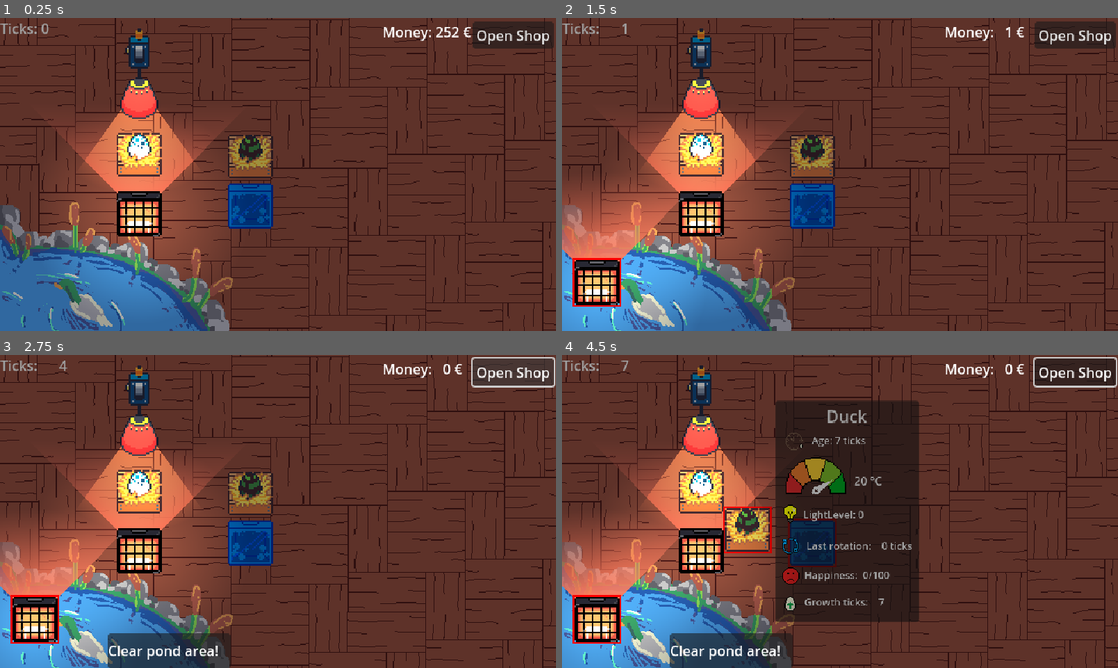
Above: before the commit, frames 1-4 (two rows, left to right).
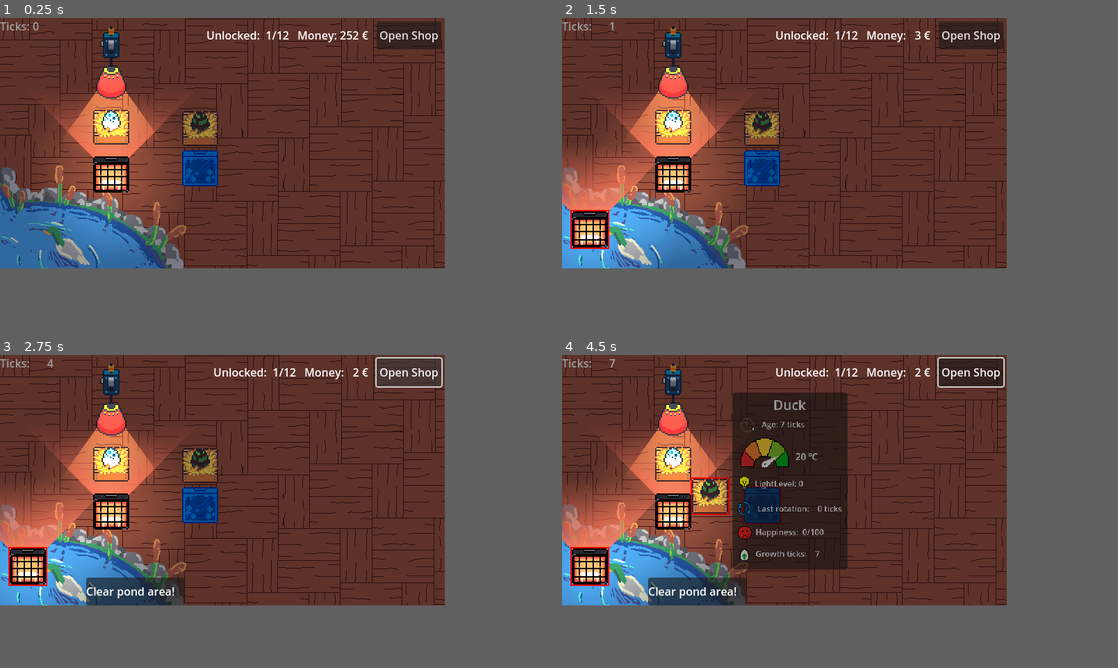
Above: after the commit, the same moments.

Repository: Chris-GW/eggs_incubation_station
Game: Godot game, scene res://main.tscn
Same seed, same stepped clock (60 frames per second), same inputs: the game is played once before the commit and once after it. Sound files missing from this copy of the repository are replaced by a short silence.
Inputs (mouse positions are in pixels of both pictures, inside the frame that each line leads up to):
- Up to frame 1 (0.25 s): no input
- Up to frame 2 (1.5 s): click "Open Shop" at 0.5 s; click (762, 140) at 1.25 s
- Up to frame 3 (2.75 s): click "Open Shop" at 2 s
- Up to frame 4 (4.5 s): click "Open Shop" at 2.75 s; tap Enter at 3.5 s; drag from (701, 492) to (589, 627) at 3.52 s; drag from (812, 492) to (589, 627) at 4.27 s
In our replay, the window is 800x450 before the commit and 640x360 after it. These sizes can differ from the game's own. Grey fills any space a smaller window leaves; there, only what the larger window draws over its background counts as a difference.

The runs differ from the first frame. In frame 1, 37% of the frame differs, in the area x 0-100%, y 0-100%; in frame 2, 39%; in frame 3, 38%; in frame 4, 50%.

Commit message:
easier growth and more starting money and unlocked counter

Diff:
--- a/main.tscn
+++ b/main.tscn
@@ -75,26 +75,6 @@
 
 [node name="CanvasLayer" type="CanvasLayer" parent="."]
 
-[node name="OpenShopButton" type="Button" parent="CanvasLayer"]
-unique_name_in_owner = true
-anchors_preset = 1
-anchor_left = 1.0
-anchor_right = 1.0
-offset_left = -96.0
-offset_top = 4.0
-offset_right = -3.0
-offset_bottom = 35.0
-grow_horizontal = 0
-text = "Open Shop"
-
-[node name="MoneyLabel" type="Label" parent="CanvasLayer"]
-unique_name_in_owner = true
-offset_left = 440.0
-offset_top = 4.0
-offset_right = 542.0
-offset_bottom = 27.0
-text = "Money: 252 €"
-
 [node name="DeviceShop" parent="CanvasLayer" instance=ExtResource("9_kek77")]
 unique_name_in_owner = true
 visible = false
@@ -108,6 +88,32 @@
 offset_top = -122.5
 offset_right = 303.5
 offset_bottom = 122.5
+
+[node name="HBoxContainer" type="HBoxContainer" parent="CanvasLayer"]
+anchors_preset = 1
+anchor_left = 1.0
+anchor_right = 1.0
+offset_left = -332.0
+offset_top = 5.0
+offset_right = -5.0
+offset_bottom = 45.0
+grow_horizontal = 0
+theme_override_constants/separation = 12
+
+[node name="UnlockedLabel" type="Label" parent="CanvasLayer/HBoxContainer"]
+unique_name_in_owner = true
+layout_mode = 2
+text = "Unlocked: 10/12"
+
+[node name="MoneyLabel" type="Label" parent="CanvasLayer/HBoxContainer"]
+unique_name_in_owner = true
+layout_mode = 2
+text = "Money: 252 €"
+
+[node name="OpenShopButton" type="Button" parent="CanvasLayer/HBoxContainer"]
+unique_name_in_owner = true
+layout_mode = 2
+text = "Open Shop"
 
 [node name="ClearSpawnArea" type="PanelContainer" parent="CanvasLayer"]
 visible = false
@@ -126,6 +132,6 @@
 text = "Clear pond area!"
 
 [connection signal="timeout" from="GameTickTimer" to="." method="_on_game_tick_timer_timeout"]
-[connection signal="pressed" from="CanvasLayer/OpenShopButton" to="." method="_on_open_shop_button_pressed"]
 [connection signal="device_bought" from="CanvasLayer/DeviceShop" to="." method="_on_device_shop_device_bought"]
 [connection signal="creature_choosen" from="CanvasLayer/EggReward" to="." method="_on_egg_reward_creature_choosen"]
+[connection signal="pressed" from="CanvasLayer/HBoxContainer/OpenShopButton" to="." method="_on_open_shop_button_pressed"]
--- a/project.godot
+++ b/project.godot
@@ -11,6 +11,9 @@
 [application]
 
 config/name="Eggs Incubation Station"
+config/description="Eggs Incubation Station it’s a 2D game where the player has to hatch eggs of rare creatures. Your goal is to hatch eggs and make your system automatic to handle it!
+
+The better your automation is, the faster you will process the eggs and earn points."
 run/main_scene="uid://dfyxn8l8uy0hm"
 config/features=PackedStringArray("4.4", "GL Compatibility")
 boot_splash/image="uid://b6vl0n5h27ml4"
@@ -20,9 +23,6 @@
 
 window/size/viewport_width=640
 window/size/viewport_height=360
-window/size/mode=3
-window/size/window_width_override=1920
-window/size/window_height_override=1080
 window/stretch/mode="viewport"
 
 [file_customization]
--- a/scripts/egg_creatures/creature_bison.tres
+++ b/scripts/egg_creatures/creature_bison.tres
@@ -127,6 +127,6 @@
 heat_rate = 1.0
 happiness_rate = 2.0
 happiness_threshold = 0.0
-growth_duration = 90
+growth_duration = 45
 sell_value = 2
 metadata/_custom_type_script = "uid://mtgmwpb24w7d"
--- a/scripts/egg_creatures/creature_blue_bird.tres
+++ b/scripts/egg_creatures/creature_blue_bird.tres
@@ -127,6 +127,6 @@
 heat_rate = 1.0
 happiness_rate = 1.0
 happiness_threshold = 0.0
-growth_duration = 64
+growth_duration = 32
 sell_value = 3
 metadata/_custom_type_script = "uid://mtgmwpb24w7d"
--- a/scripts/egg_creatures/creature_bunny.tres
+++ b/scripts/egg_creatures/creature_bunny.tres
@@ -127,6 +127,6 @@
 heat_rate = 1.0
 happiness_rate = 1.0
 happiness_threshold = 0.0
-growth_duration = 100
+growth_duration = 50
 sell_value = 3
 metadata/_custom_type_script = "uid://mtgmwpb24w7d"
--- a/scripts/egg_creatures/creature_cat.tres
+++ b/scripts/egg_creatures/creature_cat.tres
@@ -127,6 +127,6 @@
 heat_rate = 2.0
 happiness_rate = 3.0
 happiness_threshold = 0.0
-growth_duration = 90
+growth_duration = 45
 sell_value = 2
 metadata/_custom_type_script = "uid://mtgmwpb24w7d"
--- a/scripts/egg_creatures/creature_duck.tres
+++ b/scripts/egg_creatures/creature_duck.tres
@@ -127,5 +127,6 @@
 heat_rate = 3.0
 happiness_rate = 0.5
 happiness_threshold = 0.0
-growth_duration = 76
+growth_duration = 38
+sell_value = 1
 metadata/_custom_type_script = "uid://mtgmwpb24w7d"
--- a/scripts/egg_creatures/creature_fish.tres
+++ b/scripts/egg_creatures/creature_fish.tres
@@ -127,6 +127,6 @@
 heat_rate = 1.0
 happiness_rate = 2.0
 happiness_threshold = 0.0
-growth_duration = 110
+growth_duration = 55
 sell_value = 1
 metadata/_custom_type_script = "uid://mtgmwpb24w7d"
--- a/scripts/egg_creatures/creature_lion.tres
+++ b/scripts/egg_creatures/creature_lion.tres
@@ -127,6 +127,6 @@
 heat_rate = 1.0
 happiness_rate = 1.0
 happiness_threshold = 0.0
-growth_duration = 100
+growth_duration = 50
 sell_value = 2
 metadata/_custom_type_script = "uid://mtgmwpb24w7d"
--- a/scripts/egg_creatures/creature_monky.tres
+++ b/scripts/egg_creatures/creature_monky.tres
@@ -127,6 +127,6 @@
 heat_rate = 1.0
 happiness_rate = 1.0
 happiness_threshold = 0.0
-growth_duration = 110
-sell_value = 1
+growth_duration = 55
+sell_value = 2
 metadata/_custom_type_script = "uid://mtgmwpb24w7d"
--- a/scripts/egg_creatures/creature_pig.tres
+++ b/scripts/egg_creatures/creature_pig.tres
@@ -127,6 +127,6 @@
 heat_rate = 1.0
 happiness_rate = 1.0
 happiness_threshold = 0.0
-growth_duration = 80
+growth_duration = 40
 sell_value = 1
 metadata/_custom_type_script = "uid://mtgmwpb24w7d"
--- a/scripts/egg_creatures/creature_snake.tres
+++ b/scripts/egg_creatures/creature_snake.tres
@@ -127,6 +127,6 @@
 heat_rate = 0.5
 happiness_rate = 0.5
 happiness_threshold = 0.0
-growth_duration = 110
-sell_value = 4
+growth_duration = 55
+sell_value = 5
 metadata/_custom_type_script = "uid://mtgmwpb24w7d"
--- a/scripts/egg_creatures/creature_turtle.tres
+++ b/scripts/egg_creatures/creature_turtle.tres
@@ -127,6 +127,6 @@
 heat_rate = 1.0
 happiness_rate = 1.0
 happiness_threshold = 0.0
-growth_duration = 64
+growth_duration = 32
 sell_value = 2
 metadata/_custom_type_script = "uid://mtgmwpb24w7d"
--- a/scripts/main.gd
+++ b/scripts/main.gd
@@ -6,7 +6,8 @@
 @onready var game_tick_timer: Timer = $GameTickTimer
 @onready var audio_listener_2d: AudioListener2D = %AudioListener2D
 
-static var money := 1
+static var money := 3
+static var unlcked_creatures := 1
 static var ticks_running := true
 
 var game_ticks := 0
@@ -19,6 +20,7 @@
 func _process(delta: float) -> void:
 	var weight := 1.0 - exp(-30.0 * delta)
 	audio_listener_2d.global_position = audio_listener_2d.global_position.lerp(get_global_mouse_position(), weight)
+	%UnlockedLabel.text = "Unlocked: %2d/12" % unlcked_creatures
 
 
 func _physics_process(_delta: float) -> void:
--- a/scripts/shop/egg_reward.gd
+++ b/scripts/shop/egg_reward.gd
@@ -68,6 +68,8 @@
 
 func _on_button_pressed(idx: int) -> void:
 	var creature: EggCreature = creature_choices.get(idx)
+	if not unlocked_creatures.has(creature.name):
+		Main.unlcked_creatures += 1
 	unlocked_creatures.set(creature.name, true)
 	creature_choosen.emit(creature)
 	self.visible = false
